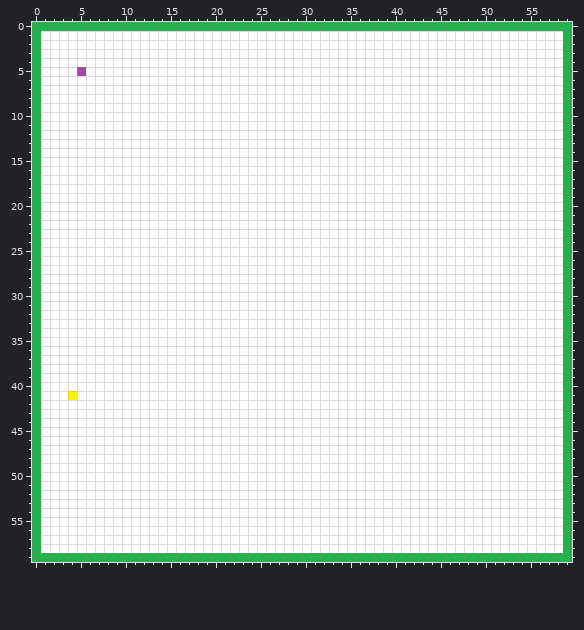
A pixel-art sprite gets an edit: resources/levels/level1.png. That is the earlier state.
The file is 60x60 pixels.
And afterwards:
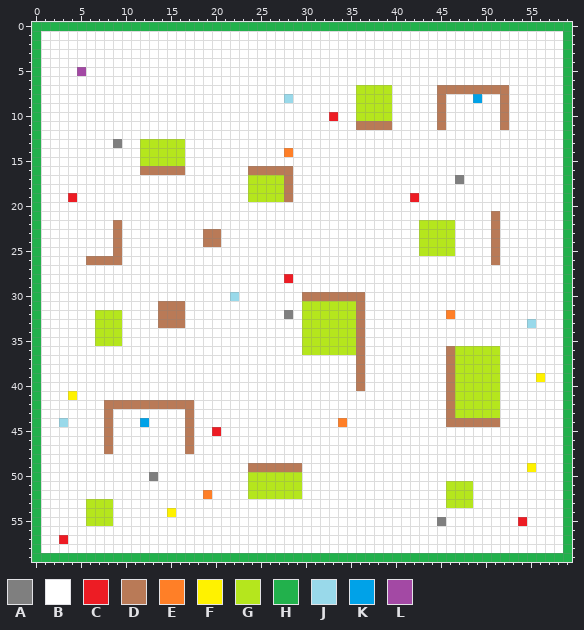
Palette (. is transparent): A #7f7f7f  B #ffffff  C #ed1c24  D #b97a57  E #ff7f27  F #fff200  G #b5e61d  H #22b14c  J #99d9ea  K #00a2e8  L #a349a4
What changed:
The edit turns colour B into colour A in row 13 at x 9; in row 17 at x 47; in row 32 at x 28; in row 50 at x 13; in row 55 at x 45.
The edit turns colour B into colour C in row 10 at x 33; in row 19 at x 4 and 42; in row 28 at x 28; in row 45 at x 20; in row 55 at x 54; in row 57 at x 3.
The edit turns colour B into colour D in row 7 at x 45 to 52; in rows 8 to 10 at x 45 and 52; in row 11 at x 36 to 39, 45 and 52; in row 16 at x 12 to 16 and 24 to 28; in rows 17 to 19 at x 28; in row 21 at x 51.
The edit turns colour B into colour D in row 22 at x 9 and 51; in rows 23 to 24 at x 9, 19 to 20 and 51; in row 25 at x 9 and 51; in row 26 at x 6 to 9 and 51; in row 30 at x 30 to 36; in rows 31 to 33 at x 14 to 16 and 36.
The edit turns colour B into colour D in rows 34 to 35 at x 36; in rows 36 to 40 at x 36 and 46; in row 41 at x 46; in row 42 at x 8 to 17 and 46; in row 43 at x 8, 17 and 46; in row 44 at x 8, 17 and 46 to 51.
The edit turns colour B into colour D in rows 45 to 47 at x 8 and 17; in row 49 at x 24 to 29.
The edit turns colour B into colour E in row 14 at x 28; in row 32 at x 46; in row 44 at x 34; in row 52 at x 19.
The edit turns colour B into colour F in row 39 at x 56; in row 49 at x 55; in row 54 at x 15.
The edit turns colour B into colour G in rows 7 to 10 at x 36 to 39; in rows 13 to 15 at x 12 to 16; in rows 17 to 19 at x 24 to 27; in rows 22 to 25 at x 43 to 46; in row 31 at x 30 to 35; in rows 32 to 35 at x 7 to 9 and 30 to 35.
The edit turns colour B into colour G in row 36 at x 30 to 35 and 47 to 51; in rows 37 to 43 at x 47 to 51; in row 50 at x 24 to 29; in rows 51 to 52 at x 24 to 29 and 46 to 48; in row 53 at x 6 to 8 and 46 to 48; in rows 54 to 55 at x 6 to 8.
The edit turns colour B into colour J in row 8 at x 28; in row 30 at x 22; in row 33 at x 55; in row 44 at x 3.
The edit turns colour B into colour K in row 8 at x 49; in row 44 at x 12.
